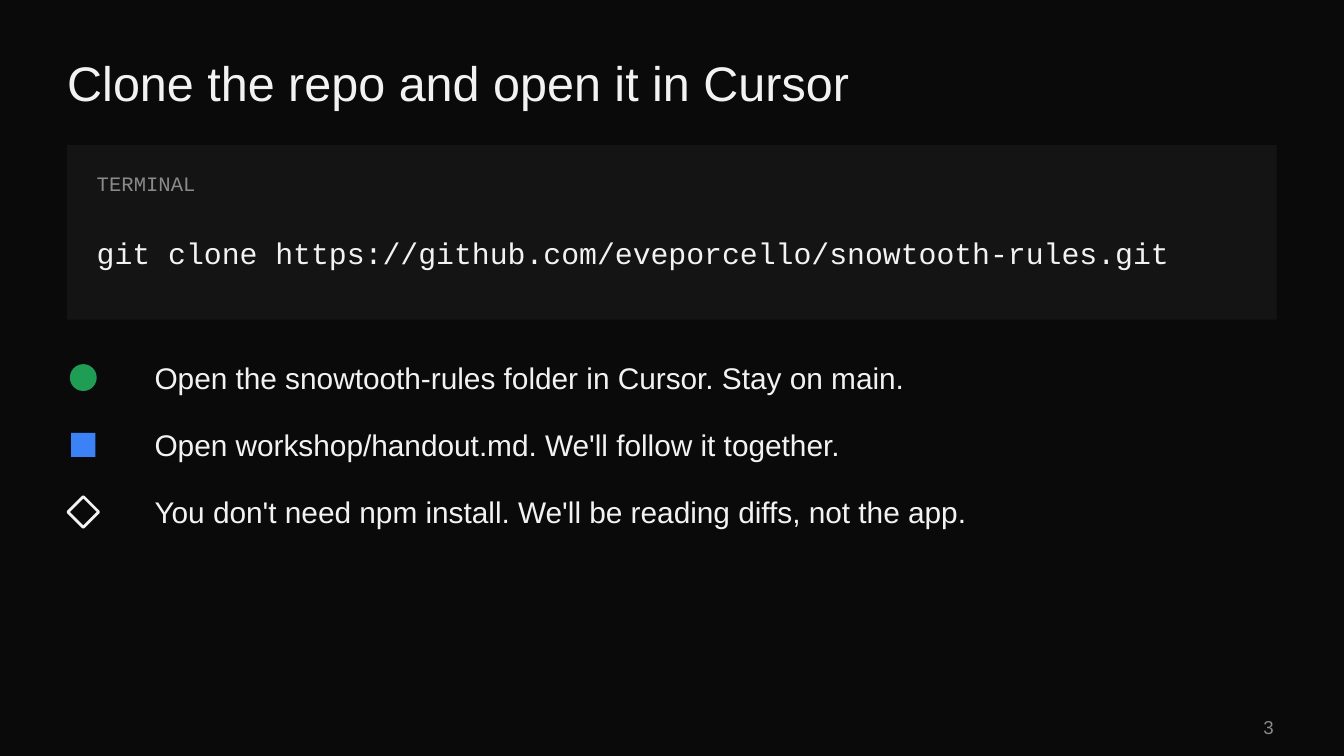
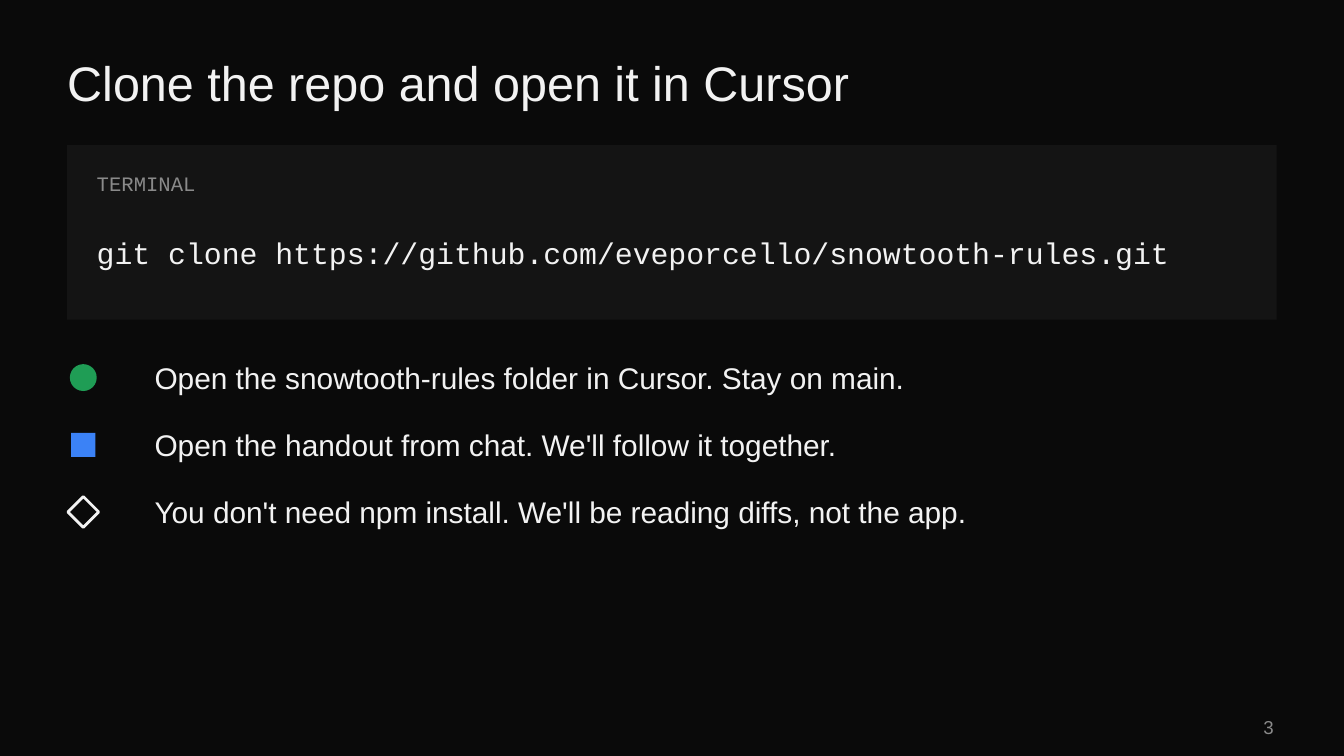
Before and after one commit to eveporcello/snowtooth-rules-teacher-guide, a slide deck: slide 3 of snowtooth-rules.pptx. Drawn at 1344x756 pixels with LibreOffice and Linux fonts; fonts in the diff are those of the drawing. Boxes give left, top, right and bottom in pixels: in the first picture for what was removed or moved away, otherwise in the second. Text is boxed around its words. In the diff, an @@ line names an element or a change of style, - is before the commit and + after.

```diff
--- a/snowtooth-rules.pptx
+++ b/snowtooth-rules.pptx
@@ text at bbox=[155, 434, 836, 462]: text changed @@
-Open workshop/handout.md. We'll follow it together.
+Open the handout from chat. We'll follow it together.
```
Also in this commit, not shown: 8 other slides changed, 4 other files.
